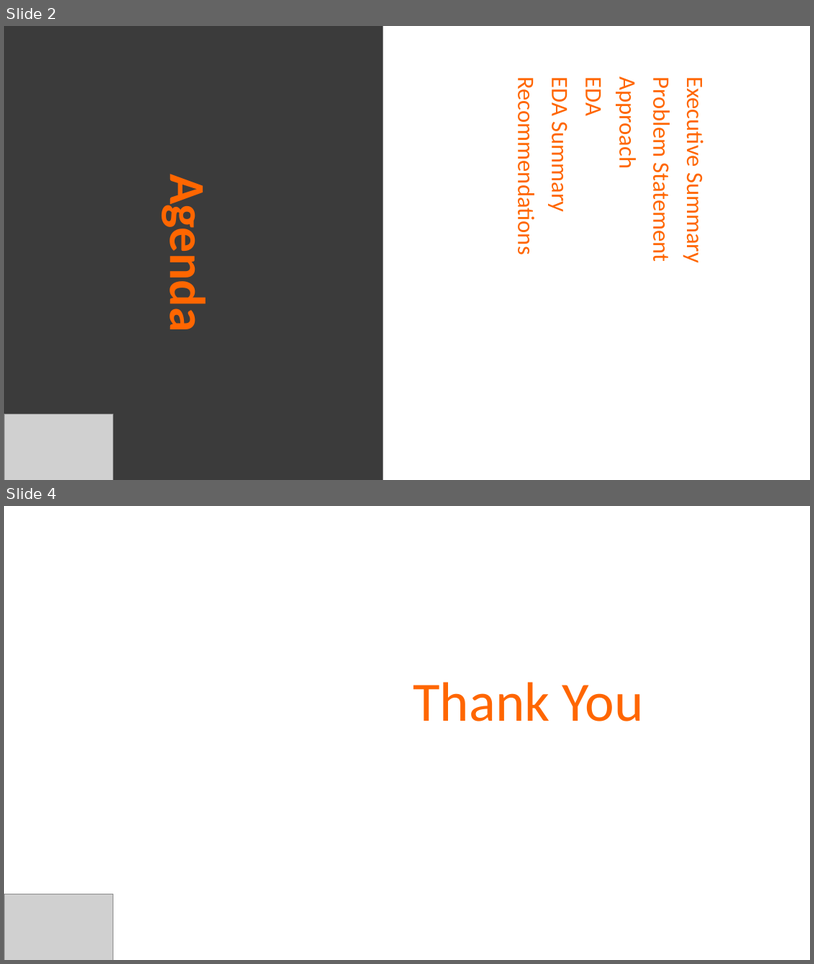
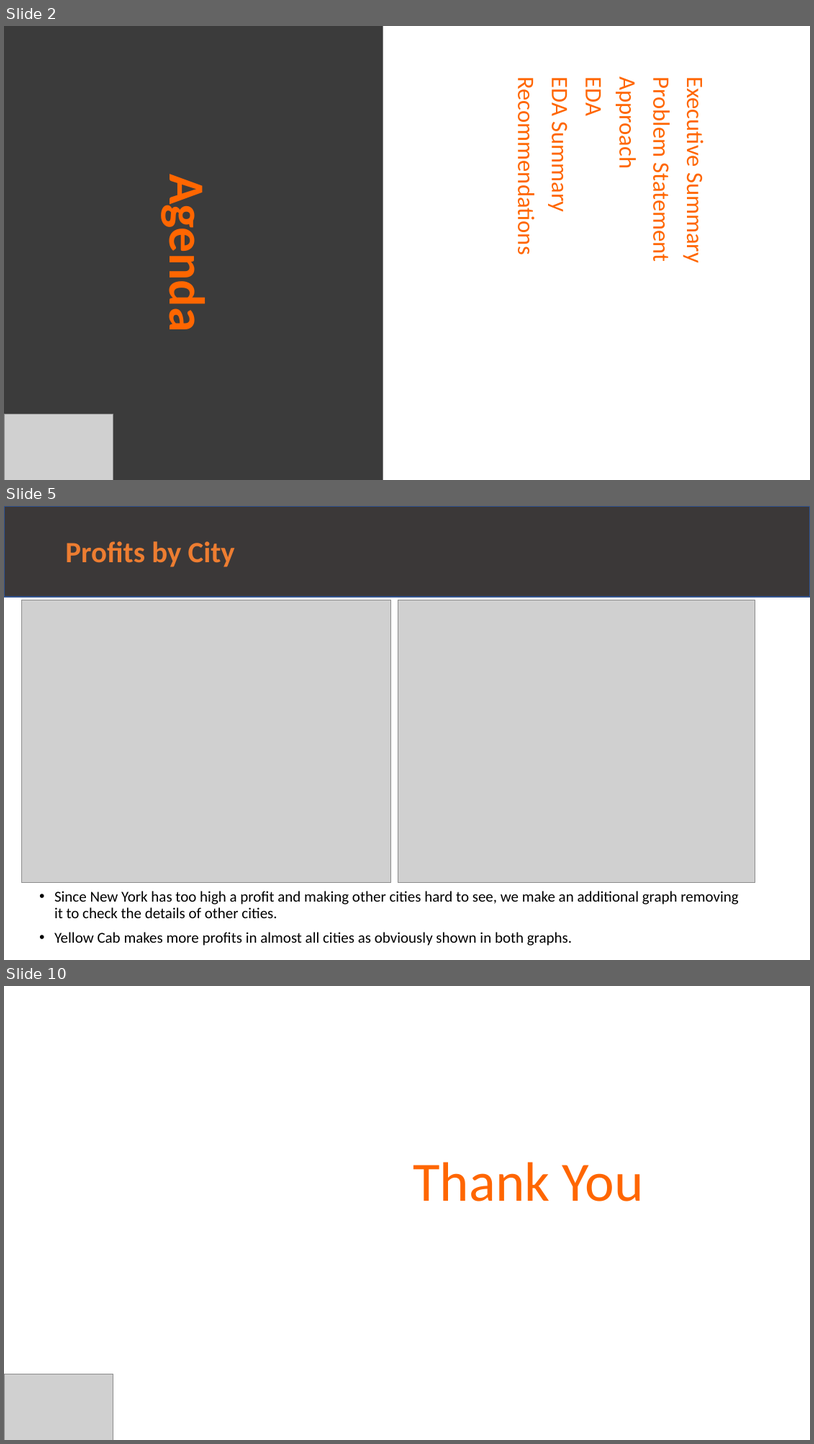
Before and after one commit to Amy0Shen/G2M-for-Cab, a slide deck: G2M_Case_Study.pptx. Shown one above the other, each under a label of ours: slides 2 and 4 before the commit, slides 2, 5 and 10 after it; the slides between them are not shown. The pictures are 814x964 and 814x1444 pixels, drawn with LibreOffice and Linux fonts; fonts in the diff are those of the drawing; grey boxes stand for pictures. Boxes give left, top, right and bottom in pixels: in the first picture for what was removed or moved away, otherwise in the second. Text is boxed around its words. In the diff, an @@ line names an element or a change of style, - is before the commit and + after.

```diff
--- a/G2M_Case_Study.pptx
+++ b/G2M_Case_Study.pptx
@@ slide 5 added at (4,506,810,960), background #FFFFFF @@
@@ rectangle added at (4,506,810,597), fill #3B3838, outline #325491 1 pt @@
@@ title added at (65,541,235,567), 35 pt, text #ED7D31, bold @@
+Profits by City
@@ picture added at (21,600,392,883) @@
@@ picture added at (398,600,755,883) @@
@@ text added at (54,890,738,945), 18 pt, text #000000 @@
+• Since New York has too high a profit and making other cities hard to see, we make an additional graph removing it to check the details of other cities.
+• Yellow Cab makes more profits in almost all cities as obviously shown in both graphs.
@@ what was slide 4 is now slide 10 @@
```
Also in this commit, not shown: 1 slide changed, 5 other slides added, 1 other file.
